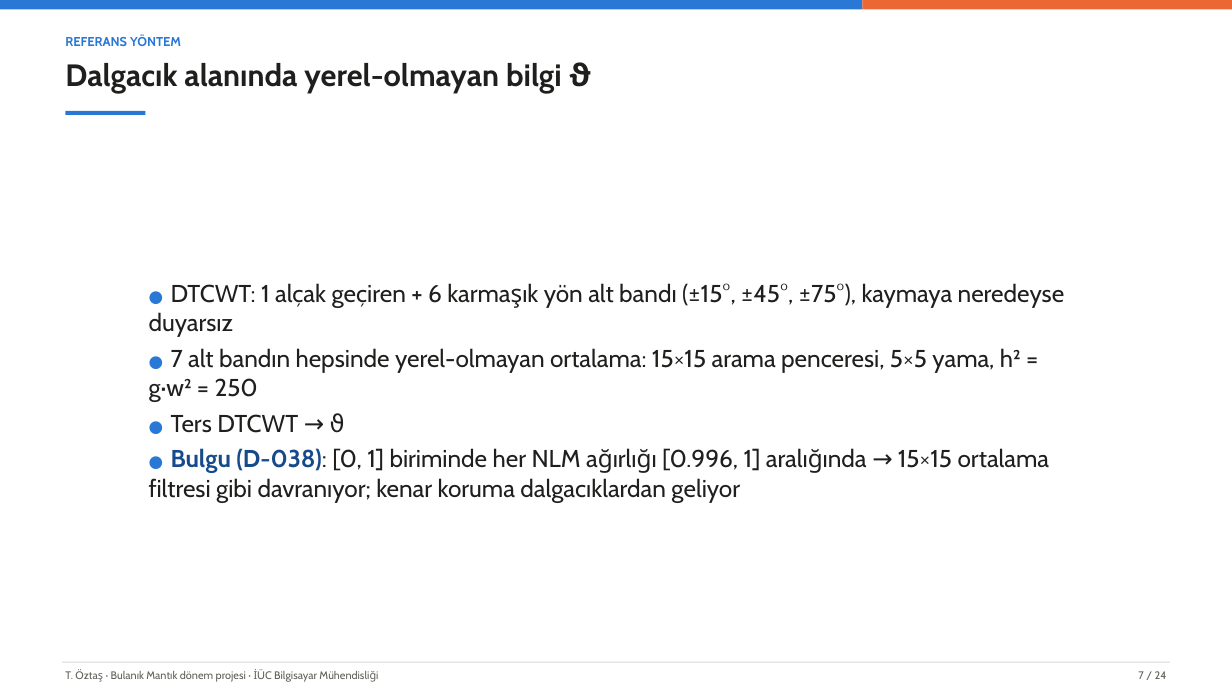
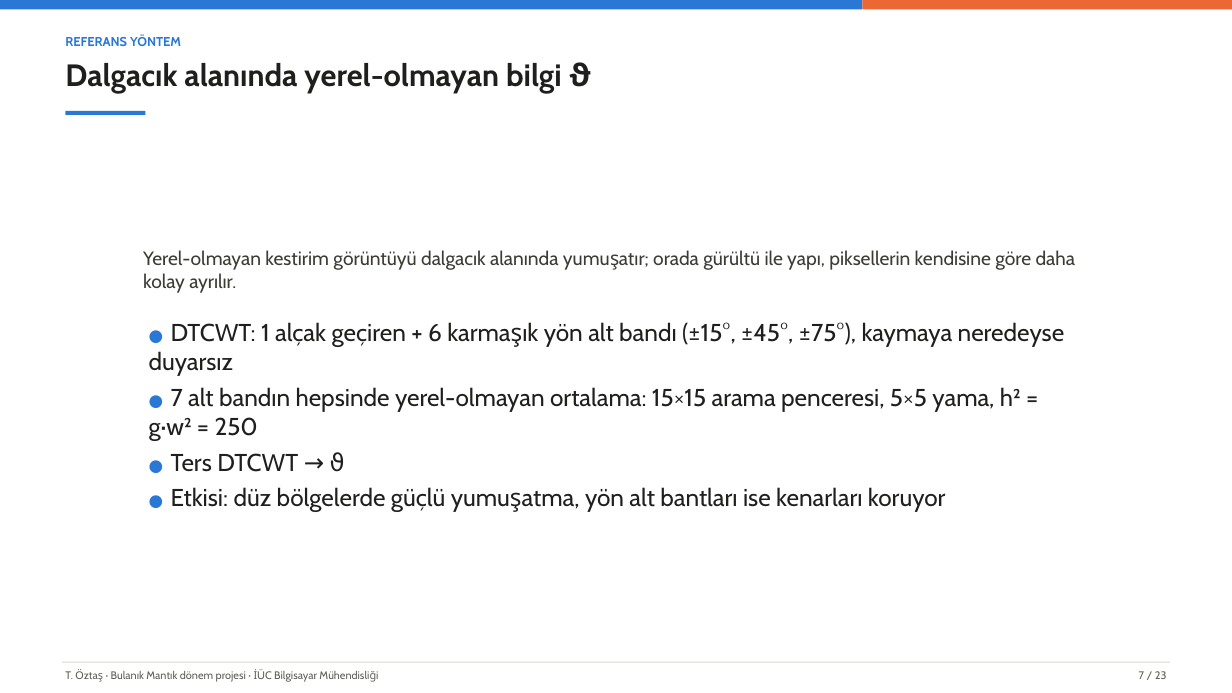
Before and after one commit to tarikoztas/fuzzy-logic-project, a slide deck: slide 7 of presentation/presentation_tr.pptx. Drawn at 1232x693 pixels with LibreOffice and Linux fonts; fonts in the diff are those of the drawing. Boxes give left, top, right and bottom in pixels: in the first picture for what was removed or moved away, otherwise in the second. Text is boxed around its words. In the diff, an @@ line names an element or a change of style, - is before the commit and + after.

Commit message:
faz9: slides without the demo and the inconsistency slide; short lead text on every content slide (D-048)

```diff
--- a/presentation/presentation_tr.pptx
+++ b/presentation/presentation_tr.pptx
@@ text added at bbox=[143, 250, 1076, 293], 15 pt, text #3C3B36 @@
+Yerel-olmayan kestirim görüntüyü dalgacık alanında yumuşatır; orada gürültü ile yapı, piksellerin kendisine göre daha kolay ayrılır.
@@ text "● DTCWT: 1 alçak geçiren ...": place and size @@
-text "● DTCWT: 1 alçak geçiren ..." at bbox=[149, 283, 1065, 503]
+text "● DTCWT: 1 alçak geçiren ..." at bbox=[149, 322, 1065, 512]
@@ text "● DTCWT: 1 alçak geçiren ..." at bbox=[149, 322, 1065, 512]: vertical alignment middle to top @@
@@ text at bbox=[171, 487, 946, 512]: text changed @@
-● Bulgu (D-038): [0, 1] biriminde her NLM ağırlığı [0.996, 1] aralığında → 15×15 ortalama filtresi gibi davranıyor; kenar koruma dalgacıklardan geliyor
+● Etkisi: düz bölgelerde güçlü yumuşatma, yön alt bantları ise kenarları koruyor
@@ text at bbox=[1139, 671, 1167, 679]: text changed @@
-7 / 24
+7 / 23
```
Also in this commit, not shown: 21 other slides changed, 1 slide removed, 12 other files.
